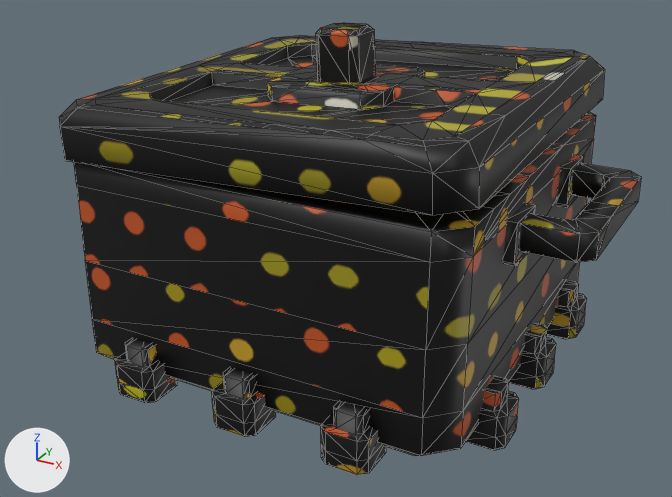
An edit to the FBX model Reference/Resource/Mesh/Animation/Basecamp/BC_cauldron04_cook.fbx, drawn before and after from the same camera.
Rendered twice from a camera (50 mm lens) standing at (0.0419, -0.079, 0.0614) and looking at (0.0, -0.0028, 0.0233). The axes (+X, +Y, +Z) are drawn at lower left. The lights are the same throughout. Mesh edges are drawn as thin lines. Where no turn or scale is listed for an object, it has been applied to the vertices. Vertices at the same position are counted once.

In view in the first picture: 'fire', 'model04', 'model04 1'.
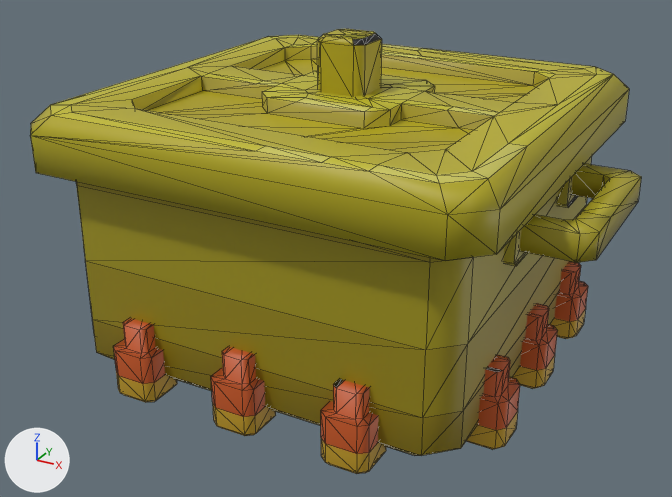
ob_pot_cap is not drawn itself; it is the parent of ob_model04_1.

Changed parts and their boxes (x1, y1, x2, y2) in the pictures (672 x 497 px):
'model04 1', surface changed, moved, rescaled, turned (black to yellow)
    before: (59, 22, 605, 215)
    after: (31, 29, 629, 261)
'fire', surface changed, rescaled (9% taller)
    before: (115, 280, 587, 475)
    after: (113, 261, 588, 474)
part 2 of me_model04, surface changed (black to yellow)
    before: (74, 112, 641, 456)
    after: (76, 156, 641, 456)

Diff of the bpy script that builds the scene:
```diff
--- a/Reference/Resource/Mesh/Animation/Basecamp/BC_cauldron04_cook.fbx.py
+++ b/Reference/Resource/Mesh/Animation/Basecamp/BC_cauldron04_cook.fbx.py
@@ me_model04 @@
 me_model04.from_pydata(...)  # 180 vertices, 308 faces; spans x -0.0271..0.0271, y -0.02..0.02, z -0.0003..0.021
 # used by ob_model04
+# me_model04 part 2: texture (UV) coordinates of 308 of 308 faces, centred in x -0.0271..0.0271, y -0.02..0.02, z -0.0003..0.021, changed; they spanned u 0.0..1.0, v 0.0..0.99 and now span u 0.02..0.85, v 0.02..0.9
 me_model04.materials.append(mat_lambert1)
@@ me_model04_1 @@
 me_model04_1.from_pydata(...)  # 164 vertices, 314 faces; spans x -2.05..2.05, y -0.47..0.47, z -2.05..2.05
 # used by ob_model04_1
+# me_model04_1 part 1: texture (UV) coordinates of 314 of 314 faces, centred in x -2.05..2.05, y -0.47..0.47, z -2.05..2.05, changed; they spanned u 0.0..1.0, v 0.0..0.99 and now span u 0.02..0.98, v 0.02..0.98
 me_model04_1.materials.append(mat_lambert1)
@@ me_fire @@
 me_fire.from_pydata(...)  # 576 vertices, 1104 faces; spans x -2.23..2.23, y 0.01..0.76, z -2.23..2.23
 # used by ob_fire; parent = ob_bc_cauldron04_cook; location = (-0.0113, 1.25, 0.0); scale = (1.0, 0.716, 1.0)
+# me_fire part 3: texture (UV) coordinates of 1104 of 1104 faces, centred in x -2.23..2.23, y 0.01..0.76, z -2.23..2.23, changed; they spanned u 0.0..1.0, v 0.0..1.0 and now span u 0.02..0.97, v 0.02..0.98
 me_fire.materials.append(mat_lambert1)
@@ ob_fire @@
 ob_fire.location = (-0.0113, 1.25, 0.0)
-ob_fire.scale = (1.0, 0.716, 1.0)
@@ ob_pot_cap @@
 ob_pot_cap.parent = ob_pot_group
-ob_pot_cap.location = (-0.0357, 1.213, 0.0)
-ob_pot_cap.rotation_euler = (0.0, 0.0, 0.0439)  # degrees (0, 0, 2.5)
+ob_pot_cap.location = (0.0, 1.106, 0.0)
+ob_pot_cap.scale = (1.1, 1.1, 1.1)
```
